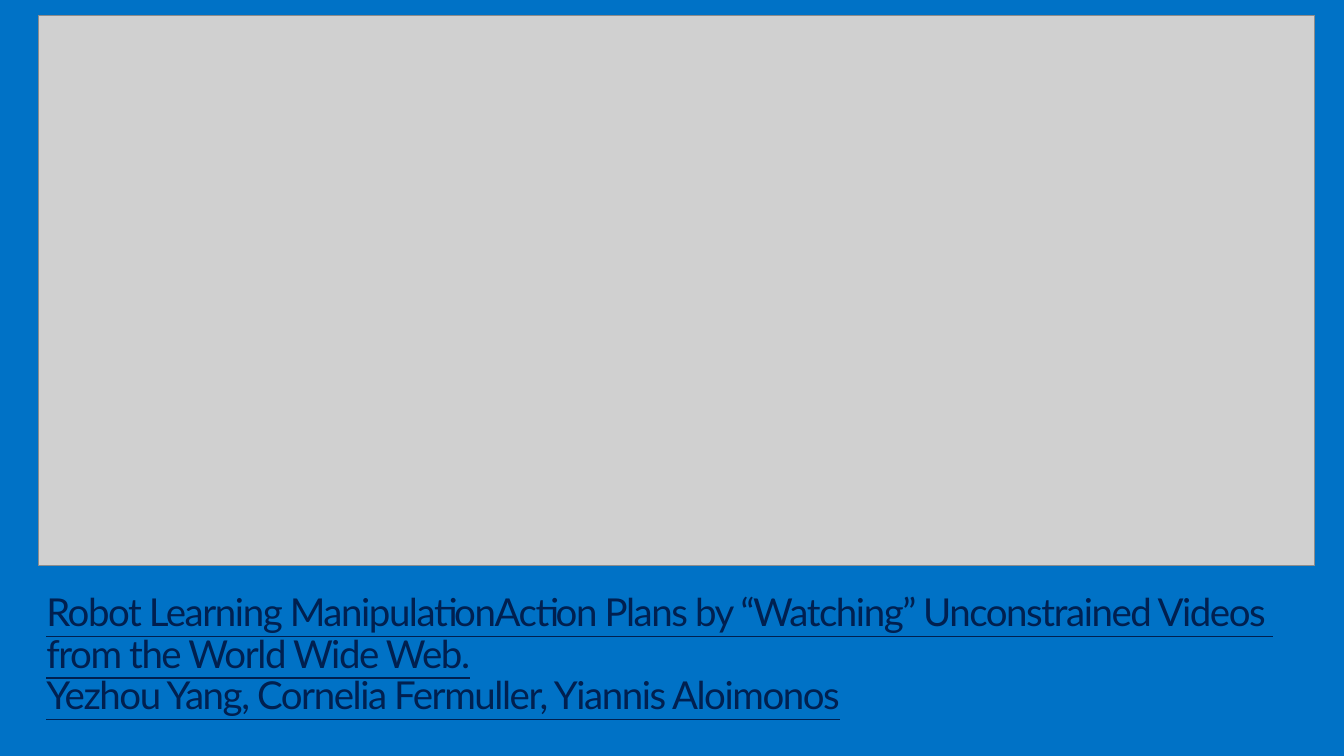
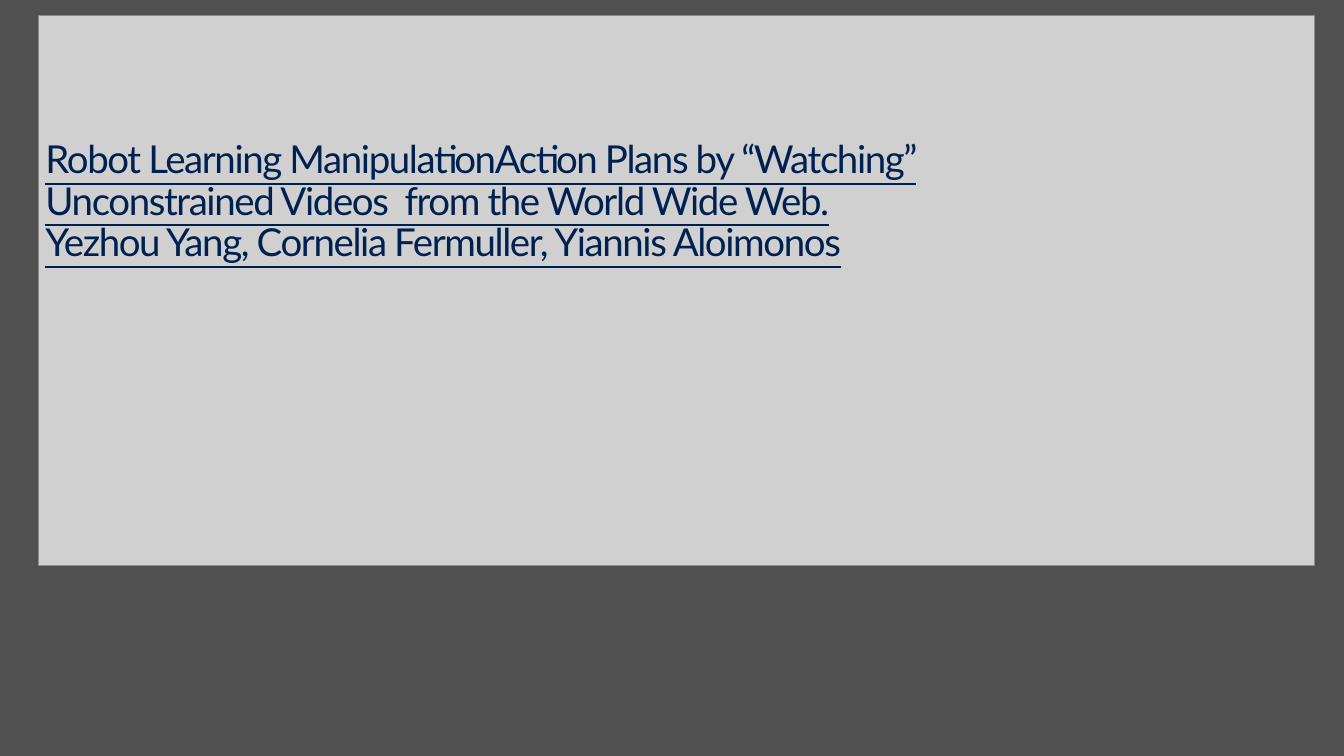
Before and after one commit to bienhuynh/KTTTNT, a slide deck: slide 4 of Nhan dang chu viet tay/Final/Docs/Thuật toán mạng CNN.pptx. Drawn at 1344x756 pixels with LibreOffice and Linux fonts; fonts in the diff are those of the drawing; grey boxes stand for pictures; background and template pictures are left out. Boxes give left, top, right and bottom in pixels: in the first picture for what was removed or moved away, otherwise in the second. Text is boxed around its words. In the diff, an @@ line names an element or a change of style, - is before the commit and + after.

```diff
--- a/Nhan dang chu viet tay/Final/Docs/Thuật toán mạng CNN.pptx
+++ b/Nhan dang chu viet tay/Final/Docs/Thuật toán mạng CNN.pptx
@@ background #0072C6 to picture (left out) @@
@@ title "Robot Learning ManipulationAction Plans by ..." rewrapped from <box>46,597,1266,716</box> to <box>45,144,917,263</box> @@
```
Also in this commit, not shown: 90 other slides changed, 1 slide added, 1 slide removed, 10 other files.
